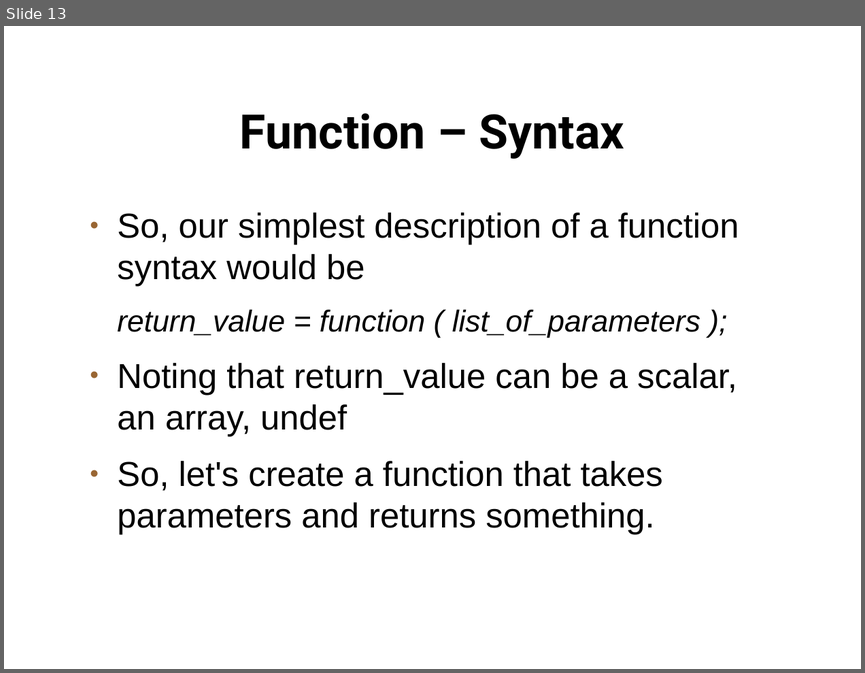
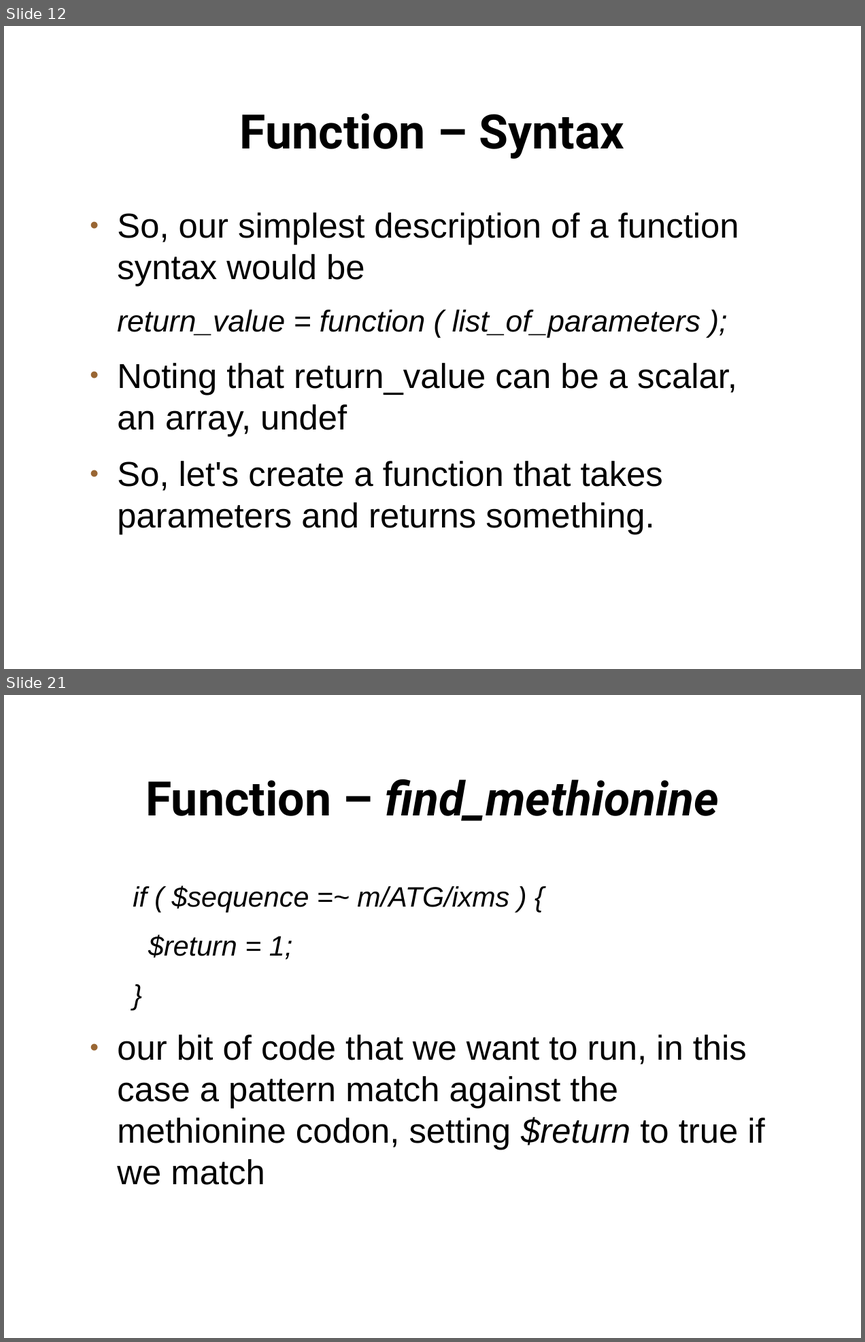
Before and after one commit to setitesuk/presentations, a slide deck: perl_course/08-functions/functions.odp. Shown one above the other, each under a label of ours: slide 13 before the commit, slides 12 and 21 after it; the slides between them are not shown. The pictures are 865x673 and 865x1342 pixels, drawn with LibreOffice and Linux fonts; fonts in the diff are those of the drawing; background and template pictures are left out. Boxes give left, top, right and bottom in pixels: in the first picture for what was removed or moved away, otherwise in the second. Text is boxed around its words. In the diff, an @@ line names an element or a change of style, - is before the commit and + after.

Commit message:
functions slides

```diff
--- a/perl_course/08-functions/functions.odp
+++ b/perl_course/08-functions/functions.odp
@@ slide 21 added at box(4, 695, 861, 1338), background picture (left out) @@
@@ title added at box(145, 779, 719, 821), 44 pt, text #000000, bold, italic @@
+Function – find_methionine
@@ text added at box(117, 885, 764, 1185), 32 pt, text #000000 @@
+if ( $sequence =~ m/ATG/ixms ) {
+$return = 1;
+}
+● our bit of code that we want to run, in this case a pattern match against the methionine codon, setting $return to true if we match
@@ what was slide 13 is now slide 12 @@
```
Also in this commit, not shown: 1 slide changed, 29 other slides added, 1 slide removed, 5 other files.
